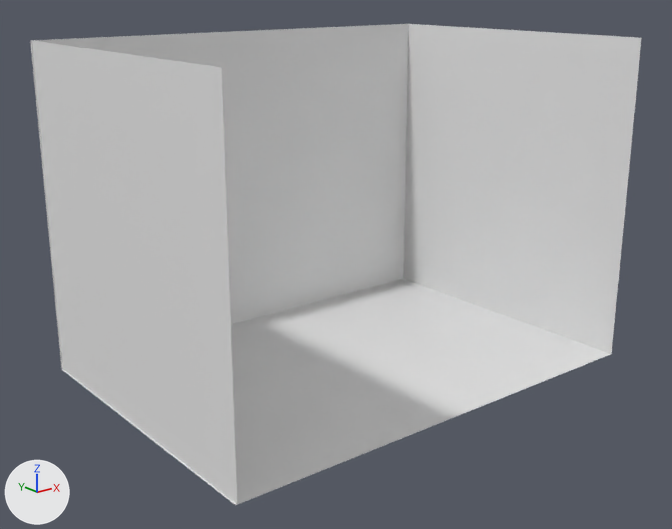
What one commit did to the Blender file 27. Coordinate_System23/Assets/Blender/Wall.blend.
Before and after are seen from a camera (50 mm lens) standing at (-102.9, -126.8, 70.2) and looking at (-2.8, -1.6, 20.1). Every picture has the same lights, and +X, +Y and +Z are marked at lower left. The first picture is the older version.
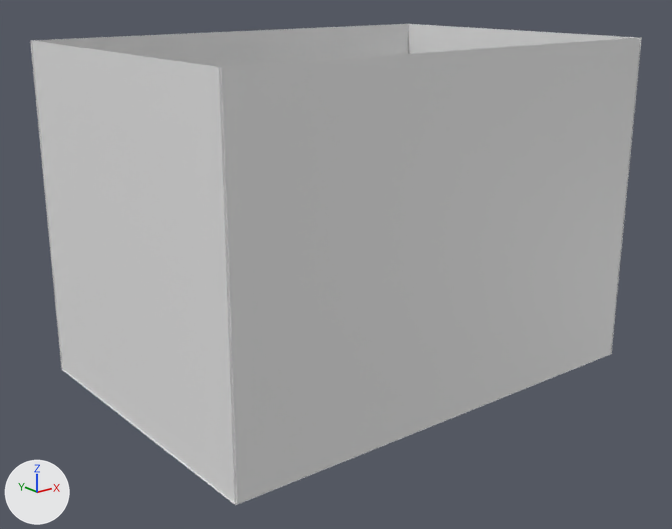
The change, as a list of edits to the scene's bpy script:
```text
Change ob_cube_004:
    remove ob_cube_004.hide_set(True)
```

What differs and where, as boxes (x1, y1, x2, y2) in the pictures (672 x 529 px):
'Cube.004', shown
    after: (219, 37, 642, 504)
'Cube.003', unchanged, covered by the edit
    before: (403, 24, 642, 354)
    after: (408, 24, 642, 354)
'Cube.002', unchanged, covered by the edit
    both: (30, 24, 409, 369)
'Cube', unchanged, covered by the edit
    before: (62, 279, 610, 505)
    after: (62, 354, 610, 505)
